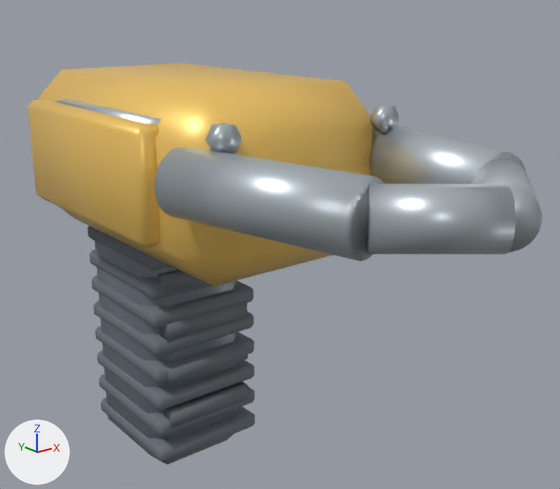
Renders of the glTF model assets/tools/dismantler_ultra.glb from each side of a commit.
The view is the same before and after, from a 50 mm lens placed at (-0.821, -1.427, 1.065), pointed at (0.066, -0.318, 0.621). Arrows for +X, +Y and +Z are at lower left; the lights stay in place. The first picture is the older version. Where no turn or scale is listed for an object, it has been applied to the vertices. Vertices at exactly the same position are counted once.

The first picture shows 'Body_orange', 'Detail_steel', 'GripRib_rubber', 'Grip_dark', 'Grip_rubber', 'Jaw_steel', 'Rail_steel', 'SideArmor_orange'.
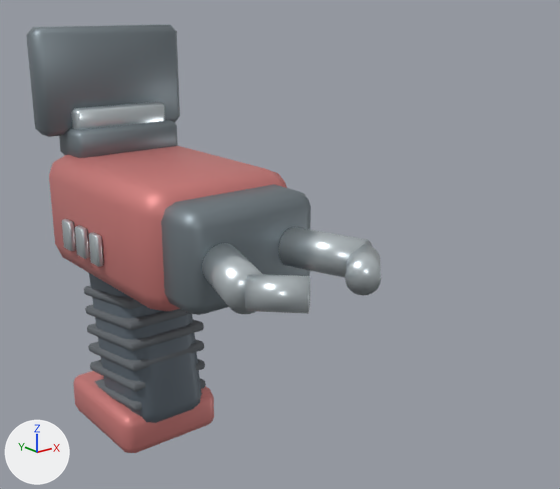
Location of each change, [x1, y1, x2, y2] in pixels of the pictures (560 x 489 px; the box of a moved part takes in the faces that stretch with it):
'Jaw_steel', reshaped (56% narrower, 36% shorter)
    before: [154, 125, 542, 261]
    after: [202, 227, 372, 314]
'Body_orange', deleted (orange)
    before: [37, 63, 372, 286]
'ToolBody_darkred', added (pink)
    after: [49, 146, 287, 311]
'GripRib_rubber', reshaped (27% narrower, 46% shorter)
    before: [87, 226, 255, 462]
    after: [84, 285, 206, 411]
'SideArmor_orange', deleted (orange)
    before: [28, 99, 160, 248]
'LiveViewSurfaceFrame_frame', added
    after: [26, 24, 180, 137]
'NoseHousing_frame', added
    after: [161, 184, 311, 315]
'Grip_dark', deleted
    before: [95, 241, 238, 465]
'Grip_black', added
    after: [89, 273, 202, 423]
'Grip_rubber', deleted
    before: [158, 270, 249, 428]
'Battery_darkred', added
    after: [73, 371, 214, 453]
'JawTip_steel', added
    after: [245, 245, 381, 314]
'DisplayMount_frame', added
    after: [59, 120, 178, 158]
'DisplayBracket_steel', added
    after: [71, 101, 165, 130]
'Detail_steel', deleted
    before: [205, 105, 399, 154]
'HousingVent_steel', added
    after: [62, 219, 104, 267]
'Rail_steel', deleted
    before: [57, 99, 161, 125]
part 1 of me_griprib_rubber, deleted
    before: [101, 398, 255, 462]
part 2 of me_griprib_rubber, deleted
    before: [87, 226, 172, 271]
part 3 of me_griprib_rubber, deleted
    before: [89, 250, 211, 300]
part 4 of me_griprib_rubber, moved or reshaped
    before: [91, 276, 255, 437]
    after: [84, 285, 206, 411]

The change, as a diff of the scene's bpy script:
```diff
--- a/assets/tools/dismantler_ultra.glb.py
+++ b/assets/tools/dismantler_ultra.glb.py
@@ me_jaw_steel @@
-me_jaw_steel.from_pydata(...)  # 196 vertices, 384 faces; spans x -0.264..0.264, y -0.895..-0.408, z 0.745..0.855
+me_jaw_steel.from_pydata(...)  # 100 vertices, 192 faces; spans x -0.166..0.166, y -0.492..-0.318, z 0.58..0.656
+# me_jaw_steel part 5: 196 vertices removed from x -0.264..0.264, y -0.895..-0.408, z 0.745..0.855; 100 vertices added at x -0.166..0.166, y -0.492..-0.318, z 0.58..0.656
 me_jaw_steel.materials.append(mat_steel)
@@ me_griprib_rubber @@
-me_griprib_rubber.from_pydata(...)  # 192 vertices, 352 faces; spans x -0.125..0.125, y -0.16..0.13, z 0.132..0.598
+me_griprib_rubber.from_pydata(...)  # 144 vertices, 264 faces; spans x -0.097..0.097, y 0.003..0.237, z 0.141..0.445
+# me_griprib_rubber part 1: the loose piece of 24 vertices spanning x -0.125..0.125, y -0.16..0.13, z 0.132..0.168 is deleted
+# me_griprib_rubber part 2: the loose piece of 24 vertices spanning x -0.125..0.125, y -0.16..0.13, z 0.562..0.598 is deleted
+# me_griprib_rubber part 3: the loose piece of 24 vertices spanning x -0.125..0.125, y -0.16..0.13, z 0.501..0.536 is deleted
+# me_griprib_rubber part 4: 120 vertices removed from x -0.125..0.125, y -0.16..0.13, z 0.194..0.475; 144 vertices added at x -0.097..0.097, y 0.003..0.237, z 0.141..0.445
 me_griprib_rubber.materials.append(mat_rubber)
@@ ob_grip_dark @@
-ob_grip_dark = bpy.data.objects.new('Grip_dark', me_grip_dark)
@@ ob_body_orange @@
-ob_body_orange = bpy.data.objects.new('Body_orange', me_body_orange)
@@ ob_grip_rubber @@
-ob_grip_rubber = bpy.data.objects.new('Grip_rubber', me_grip_rubber)
@@ ob_rail_steel @@
-ob_rail_steel = bpy.data.objects.new('Rail_steel', me_rail_steel)
@@ ob_detail_steel @@
-ob_detail_steel = bpy.data.objects.new('Detail_steel', me_detail_steel)
@@ ob_sidearmor_orange @@
-ob_sidearmor_orange = bpy.data.objects.new('SideArmor_orange', me_sidearmor_orange)
@@ ob_liveviewsurfaceframe_frame @@
+ob_liveviewsurfaceframe_frame = bpy.data.objects.new('LiveViewSurfaceFrame_frame', me_liveviewsurfaceframe_frame)  # 24 vertices, 44 faces; spans x -0.175..0.175, y 0.192..0.258, z 0.783..1.013; in mat_frame (grey #828d94)
+ob_liveviewsurfaceframe_frame.location = (0.0, 0.0, 0.0)
@@ ob_displaybracket_steel @@
+ob_displaybracket_steel = bpy.data.objects.new('DisplayBracket_steel', me_displaybracket_steel)  # 24 vertices, 44 faces; spans x -0.11..0.11, y 0.16..0.255, z 0.778..0.842; in mat_steel (light grey #d2dbdf)
+ob_displaybracket_steel.location = (0.0, 0.0, 0.0)
@@ ob_displaymount_frame @@
+ob_displaymount_frame = bpy.data.objects.new('DisplayMount_frame', me_displaymount_frame)  # 24 vertices, 44 faces; spans x -0.125..0.125, y 0.131..0.243, z 0.733..0.799; in mat_frame (grey #828d94)
+ob_displaymount_frame.location = (0.0, 0.0, 0.0)
@@ ob_housingvent_steel @@
+ob_housingvent_steel = bpy.data.objects.new('HousingVent_steel', me_housingvent_steel)  # 144 vertices, 264 faces; spans x -0.186..0.186, y -0.048..0.118, z 0.556..0.62; in mat_steel (light grey #d2dbdf)
+ob_housingvent_steel.location = (0.0, 0.0, 0.0)
@@ ob_jawtip_steel @@
+ob_jawtip_steel = bpy.data.objects.new('JawTip_steel', me_jawtip_steel)  # 100 vertices, 192 faces; spans x -0.151..0.151, y -0.571..-0.459, z 0.588..0.648; in mat_steel (light grey #d2dbdf)
+ob_jawtip_steel.location = (0.0, 0.0, 0.0)
@@ ob_nosehousing_frame @@
+ob_nosehousing_frame = bpy.data.objects.new('NoseHousing_frame', me_nosehousing_frame)  # 56 vertices, 108 faces; spans x -0.145..0.145, y -0.335..-0.205, z 0.518..0.718; in mat_frame (grey #828d94)
+ob_nosehousing_frame.location = (0.0, 0.0, 0.0)
@@ ob_toolbody_darkred @@
+ob_toolbody_darkred = bpy.data.objects.new('ToolBody_darkred', me_toolbody_darkred)  # 56 vertices, 108 faces; spans x -0.17..0.17, y -0.25..0.25, z 0.493..0.743; in mat_darkred (pink #d2807e)
+ob_toolbody_darkred.location = (0.0, 0.0, 0.0)
@@ ob_battery_darkred @@
+ob_battery_darkred = bpy.data.objects.new('Battery_darkred', me_battery_darkred)  # 56 vertices, 108 faces; spans x -0.125..0.125, y 0.0..0.3, z 0.063..0.163; in mat_darkred (pink #d2807e)
+ob_battery_darkred.location = (0.0, 0.0, 0.0)
@@ ob_grip_black @@
+ob_grip_black = bpy.data.objects.new('Grip_black', me_grip_black)  # 56 vertices, 108 faces; spans x -0.09..0.09, y -0.014..0.254, z 0.1..0.536; in mat_black (greyish blue #636e78)
+ob_grip_black.location = (0.0, 0.0, 0.0)
```
